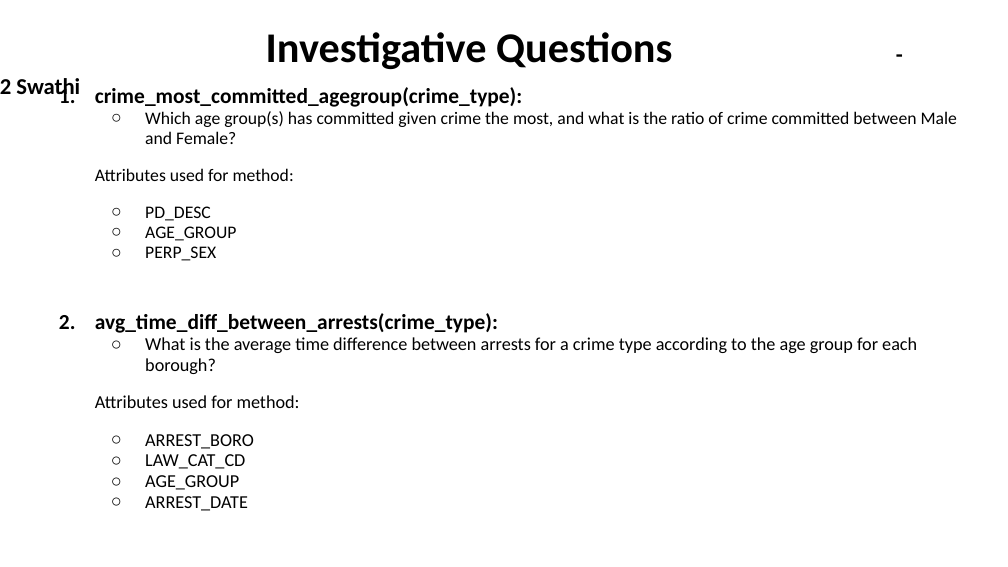
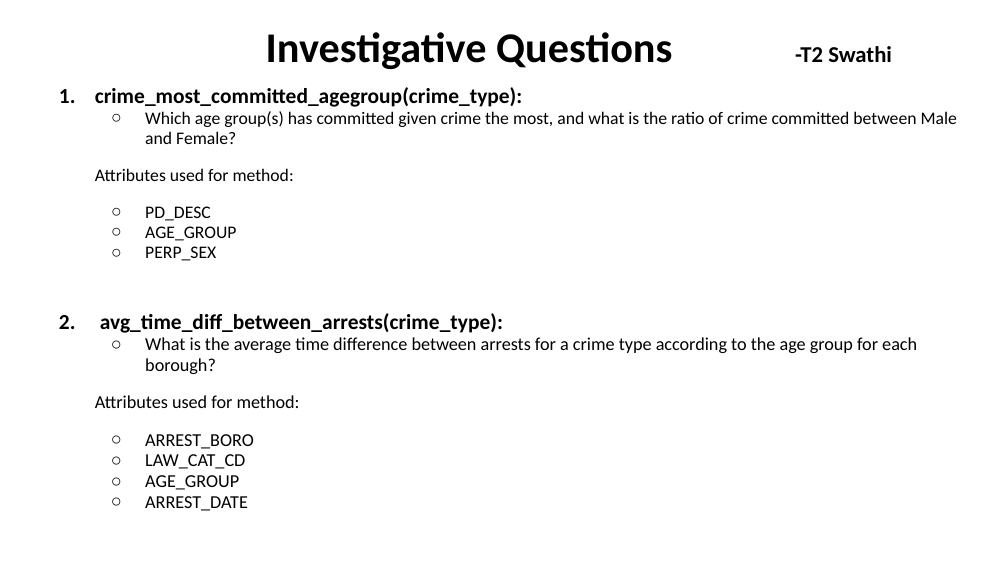
Before and after one commit to SwathiDanturi/Integrated-Computing-with-Python-Project, a slide deck: slide 7 of docs/NYPD Arrest Project.pptx. Drawn at 1008x567 pixels with LibreOffice and Linux fonts; fonts in the diff are those of the drawing. Boxes give left, top, right and bottom in pixels: in the first picture for what was removed or moved away, otherwise in the second. Text is boxed around its words. In the diff, an @@ line names an element or a change of style, - is before the commit and + after.

```diff
--- a/docs/NYPD Arrest Project.pptx
+++ b/docs/NYPD Arrest Project.pptx
@@ title "Investigative Questions -T2 Swathi" rewrapped from (x1=16, y1=32, x2=672, y2=101) to (x1=266, y1=32, x2=892, y2=69) @@
@@ text at (x1=100, y1=313, x2=503, y2=333): text changed @@
-1. avg_time_diff_between_arrests(crime_type):
+2. avg_time_diff_between_arrests(crime_type):
```
Also in this commit, not shown: 1 other slide changed.
